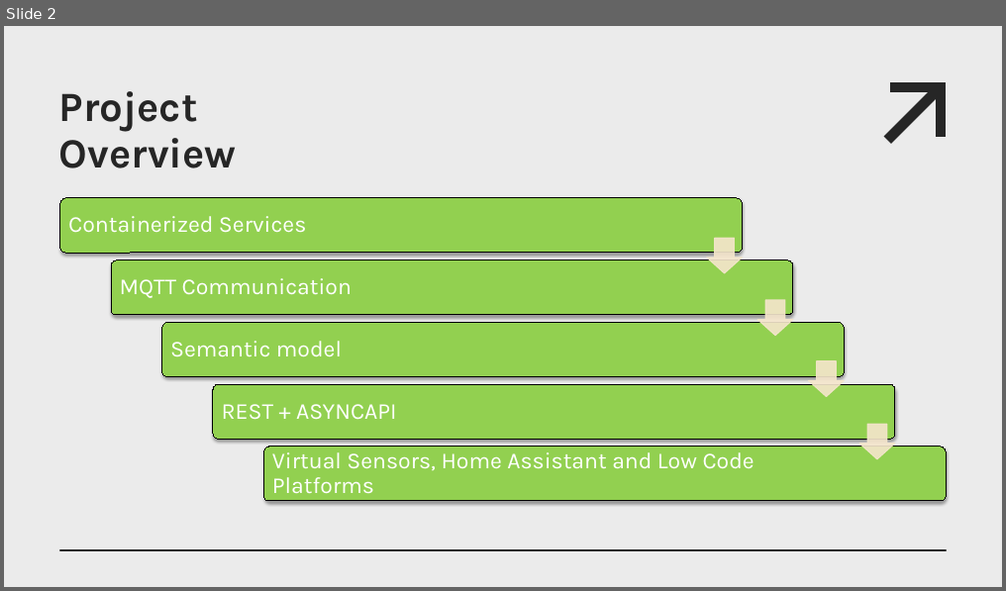
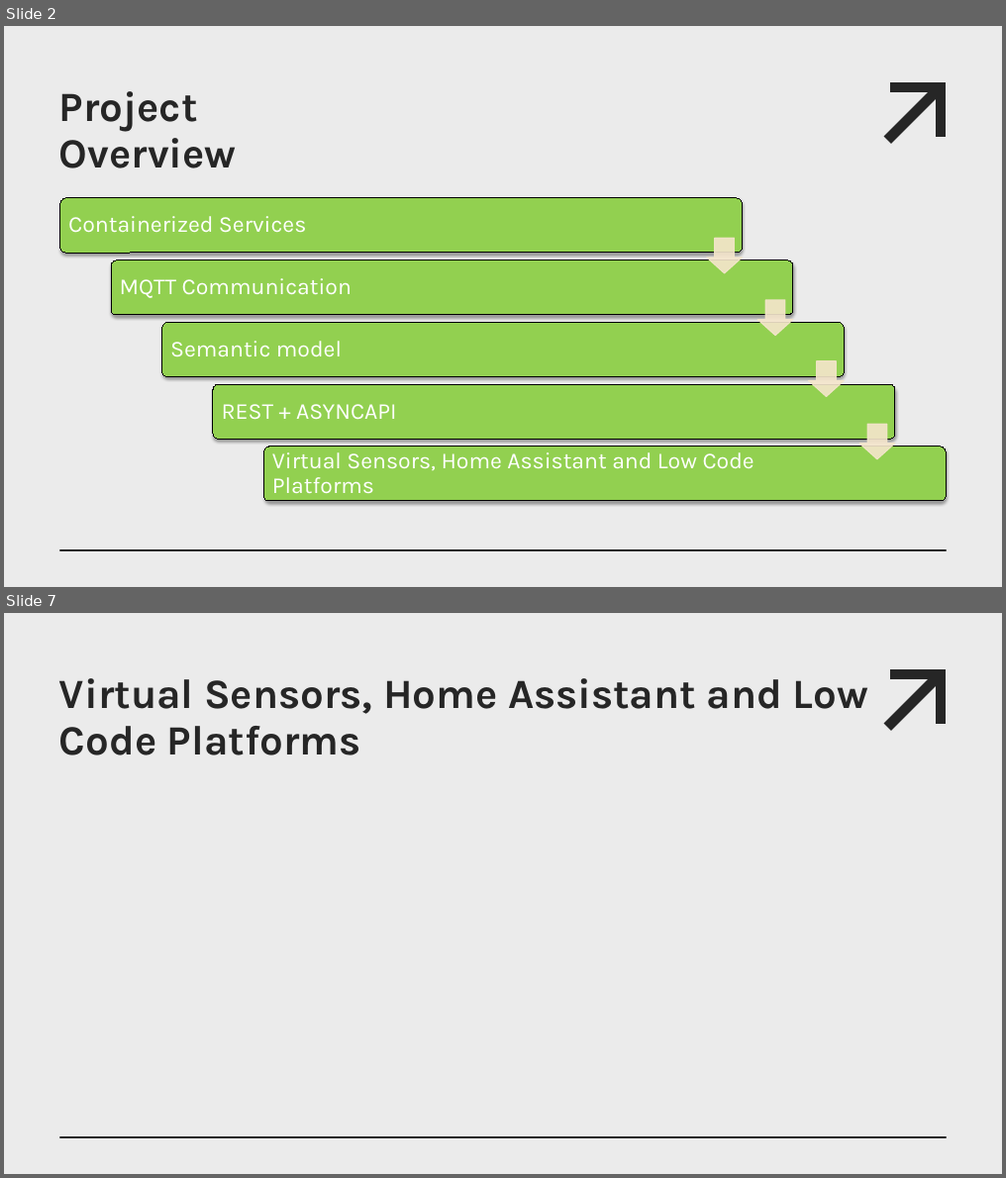
Before and after one commit to jimfil/smartWasteBinProject, a slide deck: presentation/team05_presentation.pptx. Shown one above the other, each under a label of ours: slide 2 before the commit, slides 2 and 7 after it; the slides between them are not shown. The pictures are 1006x591 and 1006x1178 pixels, drawn with LibreOffice and Linux fonts; fonts in the diff are those of the drawing. Boxes give left, top, right and bottom in pixels: in the first picture for what was removed or moved away, otherwise in the second. Text is boxed around its words. In the diff, an @@ line names an element or a change of style, - is before the commit and + after.

```diff
--- a/presentation/team05_presentation.pptx
+++ b/presentation/team05_presentation.pptx
@@ slide 7 added at bbox=[4, 613, 1002, 1174], background #EBEBEB; not listed: 5 template elements that a slide beside it also shows @@
@@ title added at bbox=[59, 678, 868, 756], 40 pt, text #262626, bold @@
+Virtual Sensors, Home Assistant and Low Code Platforms
```
Also in this commit, not shown: 4 other slides added, 4 slides removed, 1 other file.
